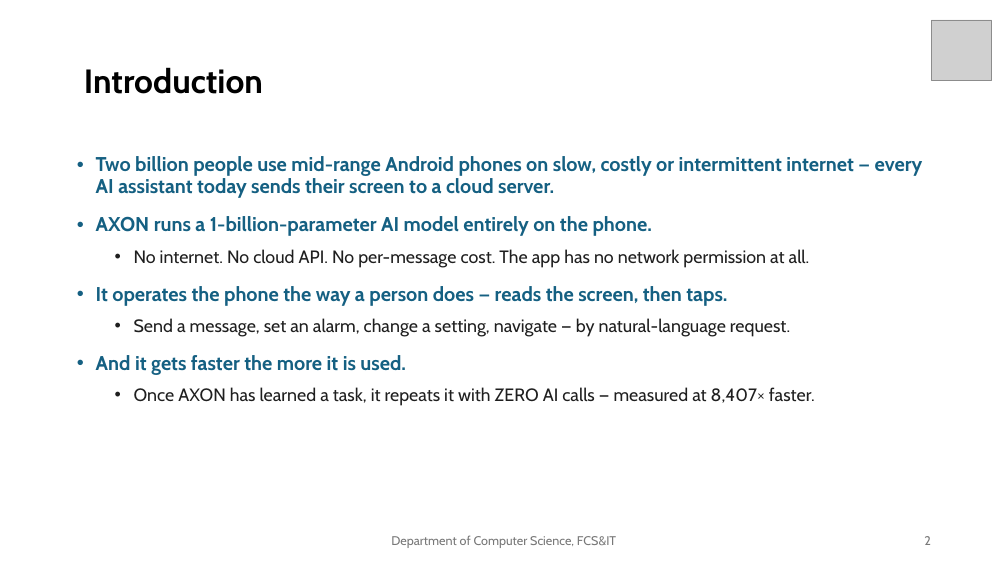
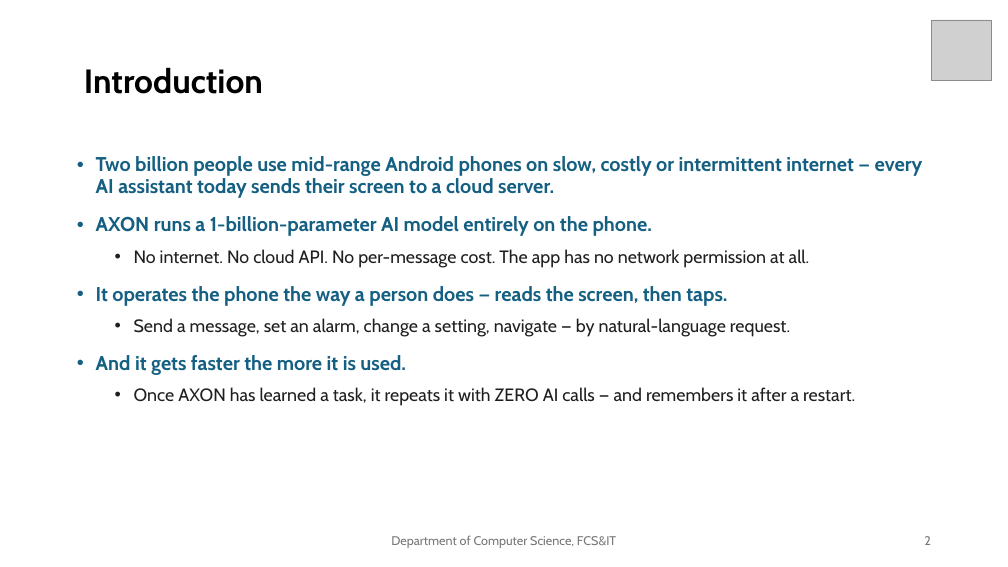
Before and after one commit to Muneeb50702/axon, a slide deck: slide 2 of ppt/Room 1-8-Dr. Saleem Mustafa.pptx. Drawn at 1008x567 pixels with LibreOffice and Linux fonts; fonts in the diff are those of the drawing; grey boxes stand for pictures. Boxes give left, top, right and bottom in pixels: in the first picture for what was removed or moved away, otherwise in the second. Text is boxed around its words. In the diff, an @@ line names an element or a change of style, - is before the commit and + after.

```diff
--- a/ppt/Room 1-8-Dr. Saleem Mustafa.pptx
+++ b/ppt/Room 1-8-Dr. Saleem Mustafa.pptx
@@ text at (134, 387, 855, 406): text changed @@
-  • Once AXON has learned a task, it repeats it with ZERO AI calls — measured at 8,407× faster.
+  • Once AXON has learned a task, it repeats it with ZERO AI calls — and remembers it after a restart.
```
Also in this commit, not shown: 2 other slides changed, 2 other files.
